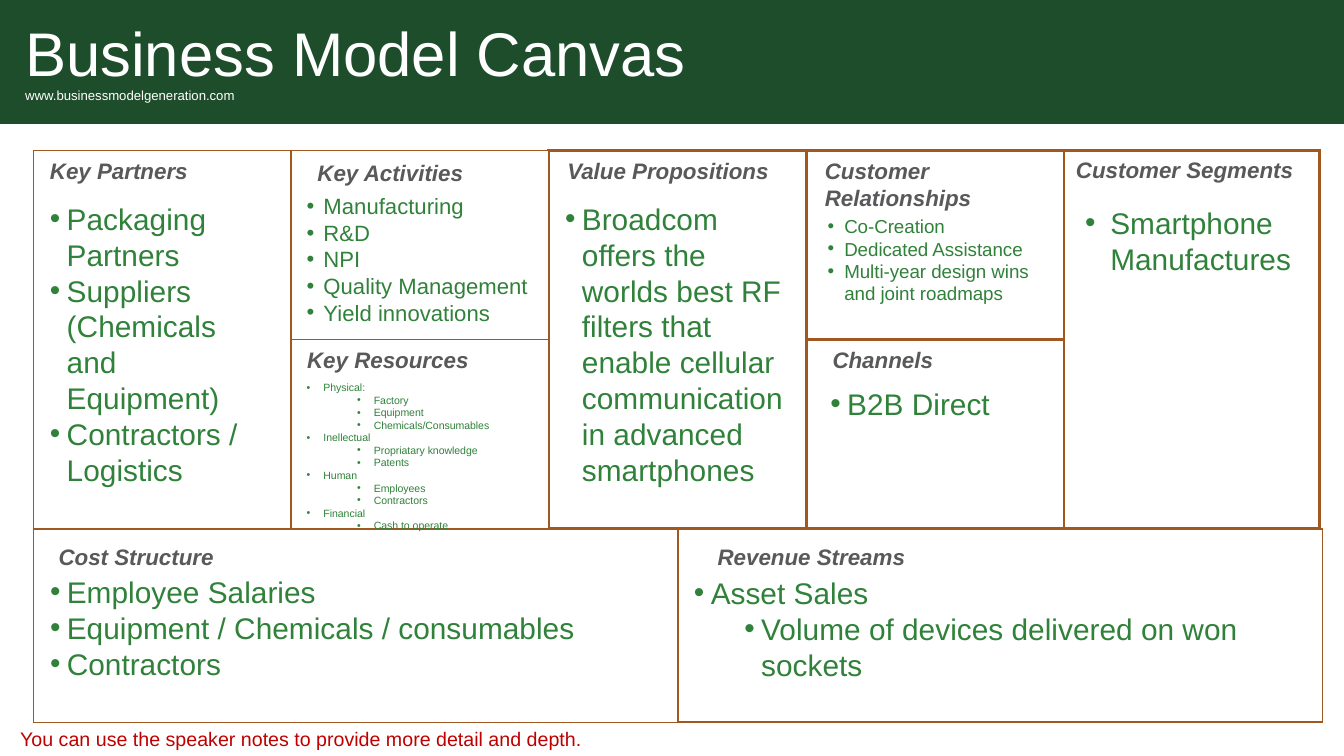
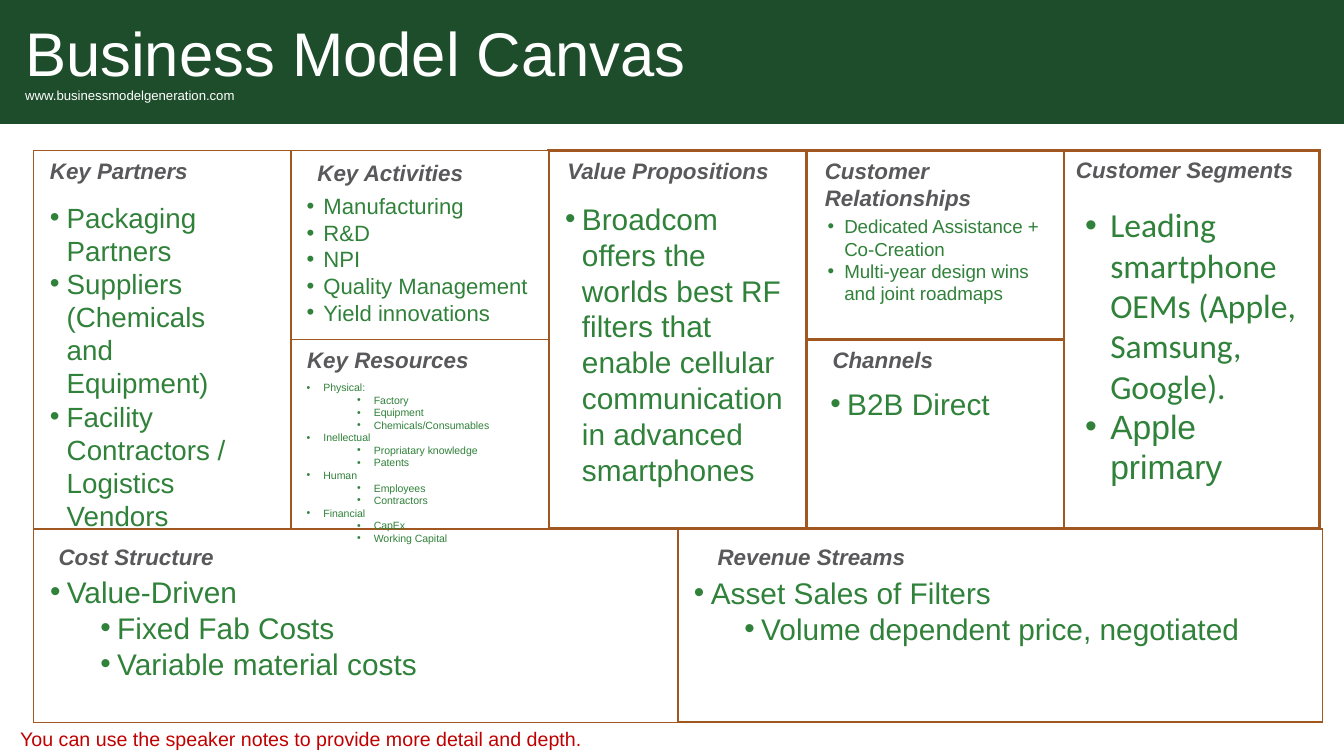
Before and after one commit to engtx/MBA, a slide deck: slide 6 of Classes/BUS 500, Foundations for Business Impact/Week 2/BAVARIAN.CYRUS.BMC.pptx. Drawn at 1344x756 pixels with LibreOffice and Linux fonts; fonts in the diff are those of the drawing; background and template pictures are left out. Boxes give left, top, right and bottom in pixels: in the first picture for what was removed or moved away, otherwise in the second. Text is boxed around its words. In the diff, an @@ line names an element or a change of style, - is before the commit and + after.

```diff
--- a/Classes/BUS 500, Foundations for Business Impact/Week 2/BAVARIAN.CYRUS.BMC.pptx
+++ b/Classes/BUS 500, Foundations for Business Impact/Week 2/BAVARIAN.CYRUS.BMC.pptx
@@ text at (67, 208, 209, 399): size 21.3 to 19.7 pt in "Packaging Partners", "Suppliers (Chemicals and Equipment)" @@
@@ text at (844, 219, 1022, 256): text changed @@
-• Co-Creation
-• Dedicated Assistance
+• Dedicated Assistance + Co-Creation
@@ text at (1110, 213, 1296, 486): text changed; size 21.3 to 24 pt; font Arial to Calibri @@
-• Smartphone Manufactures
+• Leading smartphone OEMs (Apple, Samsung, Google).
+• Apple primary
@@ text at (67, 407, 210, 530): text changed; size 21.3 to 19.7 pt @@
-• Contractors / Logistics
+• Facility Contractors / Logistics Vendors
@@ text at (374, 522, 448, 544): text changed @@
-  • Cash to operate
+  • CapEx
+  • Working Capital
@@ text at (67, 581, 417, 676): text changed @@
-• Employee Salaries
-• Equipment / Chemicals / consumables
-• Contractors
+• Value-Driven
+  • Fixed Fab Costs
+  • Variable material costs
@@ text at (711, 582, 1239, 645): text changed @@
-• Asset Sales
-  • Volume of devices delivered on won sockets
+• Asset Sales of Filters
+  • Volume dependent price, negotiated
```
Also in this commit, not shown: 1 slide added.
